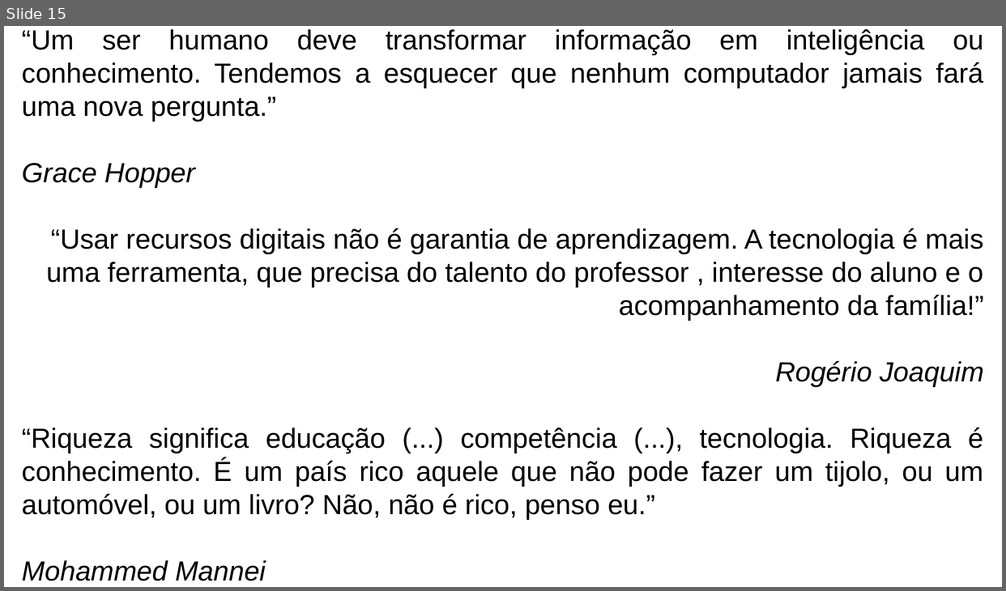
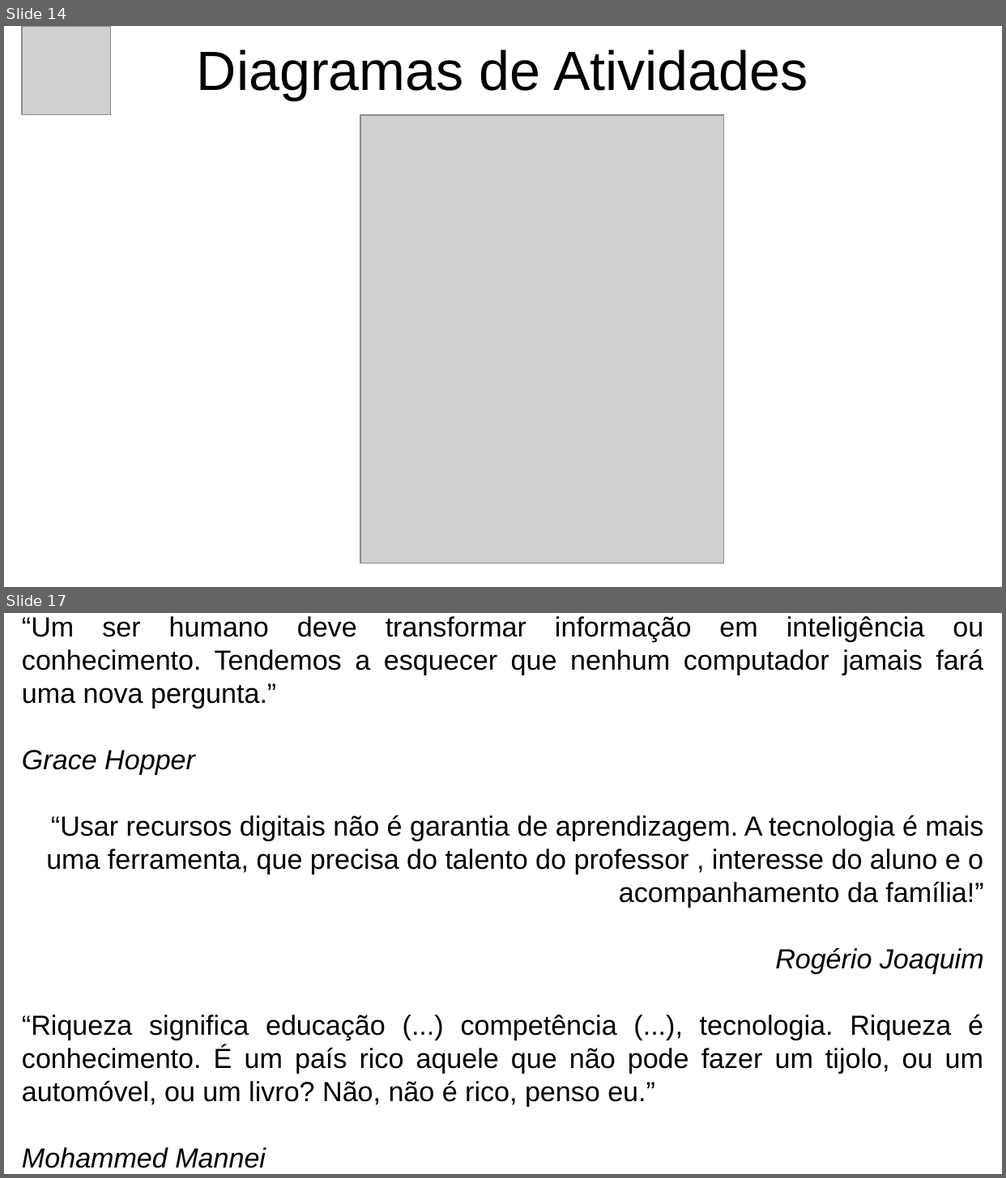
Before and after one commit to DarkCells/PySysbone, a slide deck: Apresentação_Defesa.odp. Shown one above the other, each under a label of ours: slide 15 before the commit, slides 14 and 17 after it; the slides between them are not shown. The pictures are 1006x591 and 1006x1178 pixels, drawn with LibreOffice and Linux fonts; fonts in the diff are those of the drawing; grey boxes stand for pictures. Boxes give left, top, right and bottom in pixels: in the first picture for what was removed or moved away, otherwise in the second. Text is boxed around its words. In the diff, an @@ line names an element or a change of style, - is before the commit and + after.

```diff
--- a/Apresentação_Defesa.odp
+++ b/Apresentação_Defesa.odp
@@ slide 14 added at [4, 26, 1002, 587], background #FFFFFF @@
@@ picture added at [22, 26, 111, 115] @@
@@ title added at [197, 49, 808, 101], 44 pt, text #000000 @@
+Diagramas de Atividades
@@ picture added at [360, 115, 725, 564] @@
@@ what was slide 15 is now slide 17 @@
```
Also in this commit, not shown: 3 slides changed, 13 other slides added, 12 slides removed, 17 other files.
